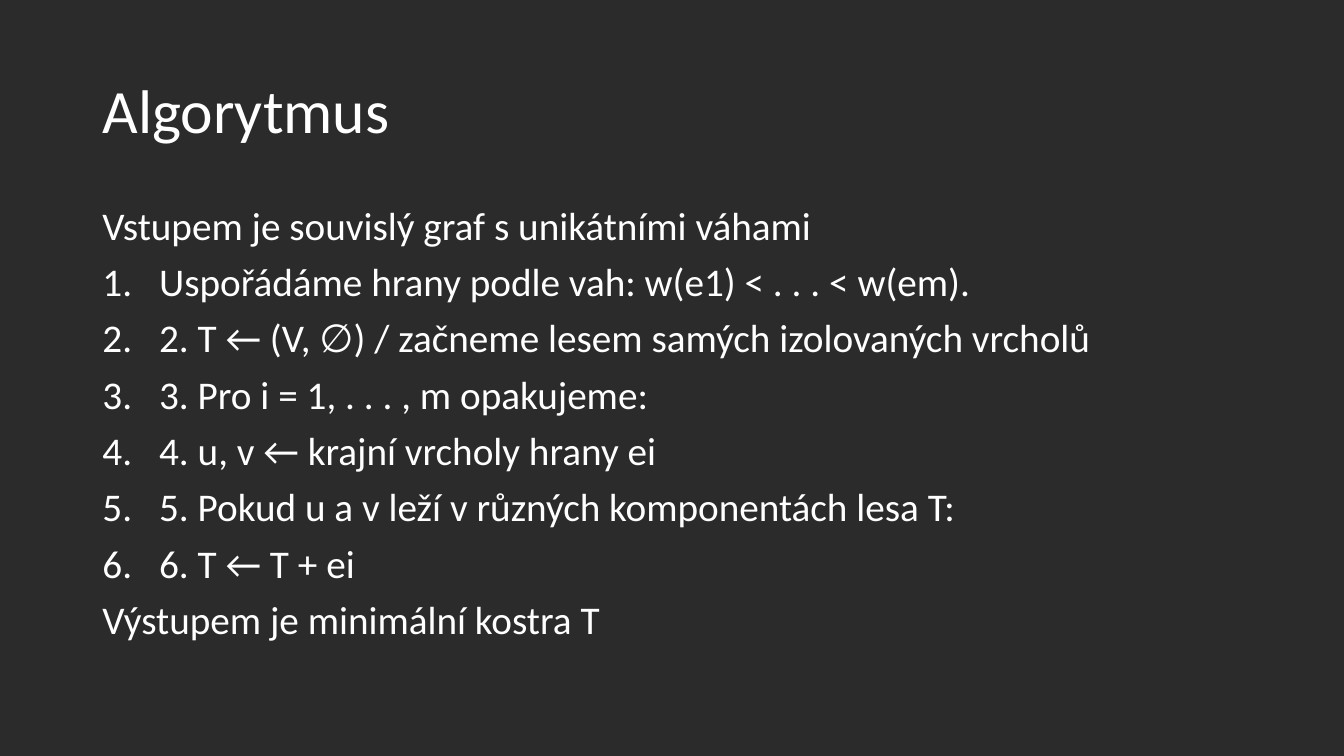
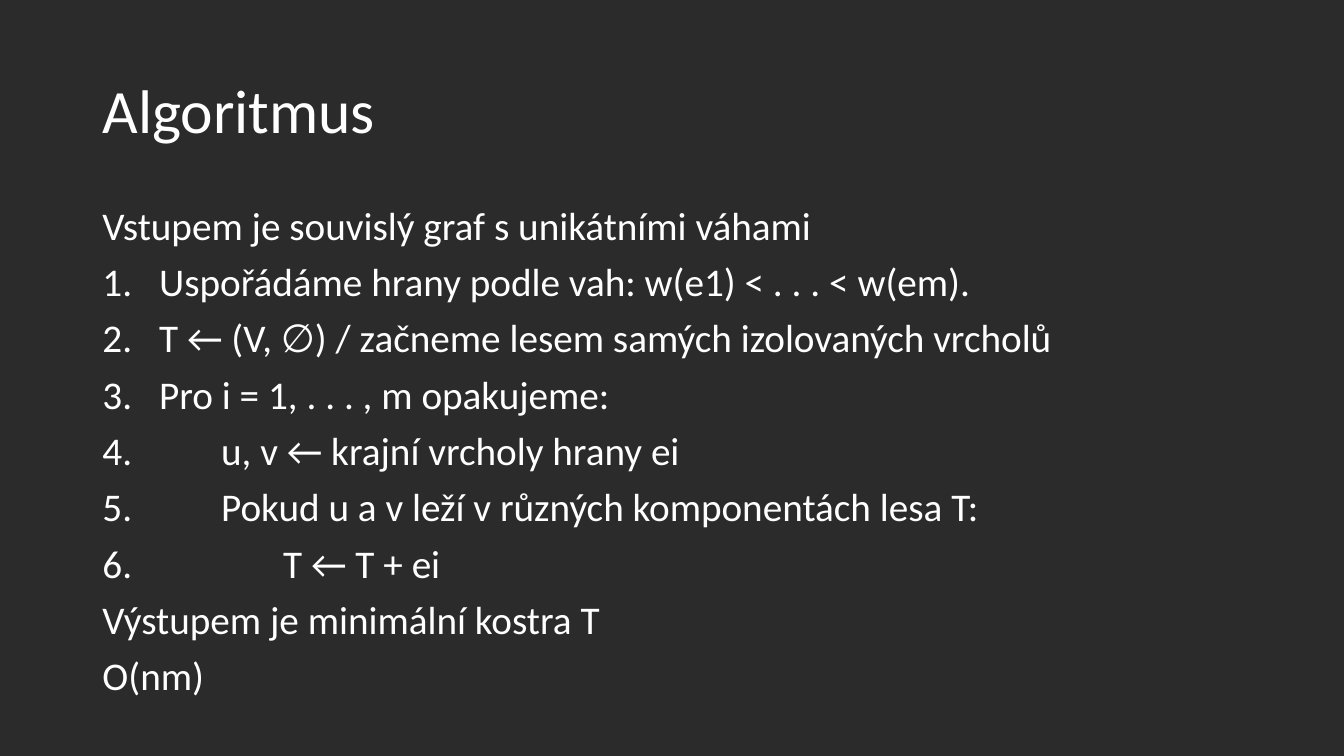
Before and after one commit to Bagrrrr/ProgSemKS, a slide deck: slide 3 of Kruskalův algoritmus.pptx (slide 2 before the commit). Drawn at 1344x756 pixels with LibreOffice and Linux fonts; fonts in the diff are those of the drawing; background and template pictures are left out; a plain dark background stands for a picture behind light text. Boxes give left, top, right and bottom in pixels: in the first picture for what was removed or moved away, otherwise in the second. Text is boxed around its words. In the diff, an @@ line names an element or a change of style, - is before the commit and + after.

```diff
--- a/Kruskalův algoritmus.pptx
+++ b/Kruskalův algoritmus.pptx
@@ title at <box>102,90,374,144</box>: text changed @@
-Algorytmus
+Algoritmus
@@ text at <box>159,323,1051,579</box>: text changed @@
-2. 2. T ← (V, ∅) / začneme lesem samých izolovaných vrcholů
-3. 3. Pro i = 1, . . . , m opakujeme:
-4. 4. u, v ← krajní vrcholy hrany ei
-5. 5. Pokud u a v leží v různých komponentách lesa T:
-6. 6. T ← T + ei
+2. T ← (V, ∅) / začneme lesem samých izolovaných vrcholů
+3. Pro i = 1, . . . , m opakujeme:
+4. u, v ← krajní vrcholy hrany ei
+5. Pokud u a v leží v různých komponentách lesa T:
+6. T ← T + ei
@@ text at <box>102,661,204,696</box>: paragraph added @@
+O(nm)
```
Also in this commit, not shown: 7 slides added, 1 slide removed.
